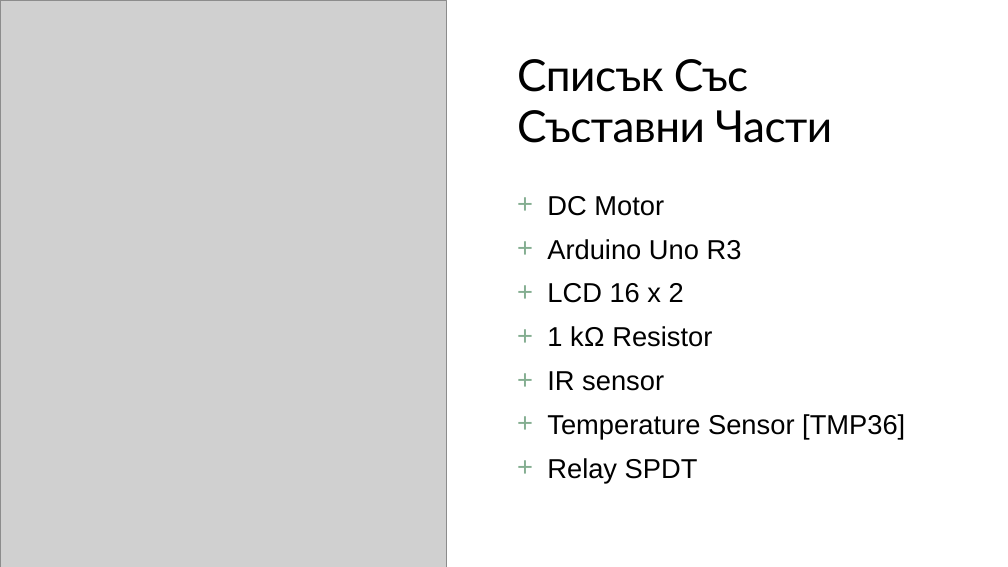
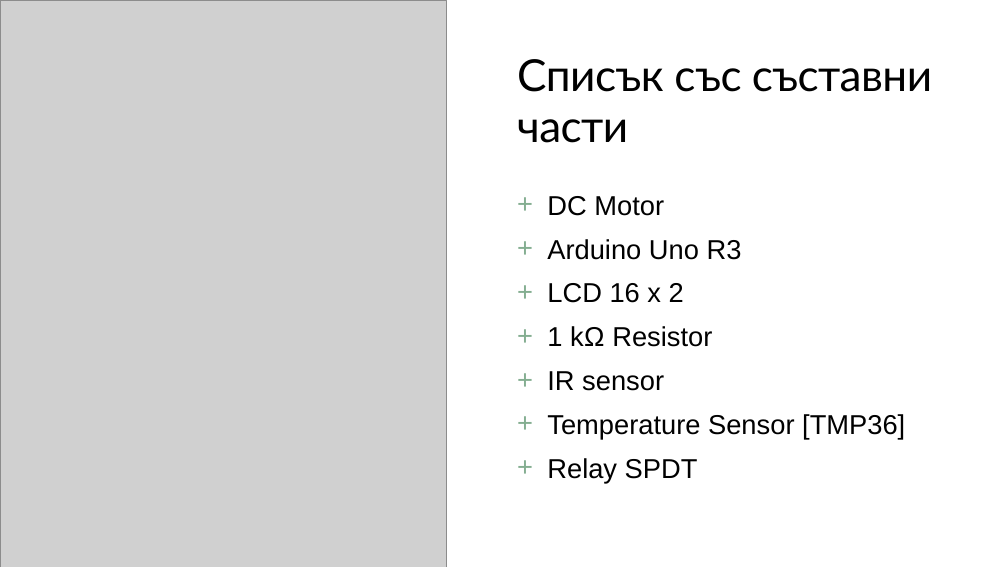
Before and after one commit to ItsKrizz/ArduinoProject, a slide deck: slide 6 of Курсов Проект/Курсов Проект.pptx. Drawn at 1008x567 pixels with LibreOffice and Linux fonts; fonts in the diff are those of the drawing; grey boxes stand for pictures. Boxes give left, top, right and bottom in pixels: in the first picture for what was removed or moved away, otherwise in the second. Text is boxed around its words. In the diff, an @@ line names an element or a change of style, - is before the commit and + after.

```diff
--- a/Курсов Проект/Курсов Проект.pptx
+++ b/Курсов Проект/Курсов Проект.pptx
@@ title at <box>517,59,932,143</box>: text changed @@
-Списък Със Съставни Части
+Списък със съставни части
```
Also in this commit, not shown: 1 other slide changed.
